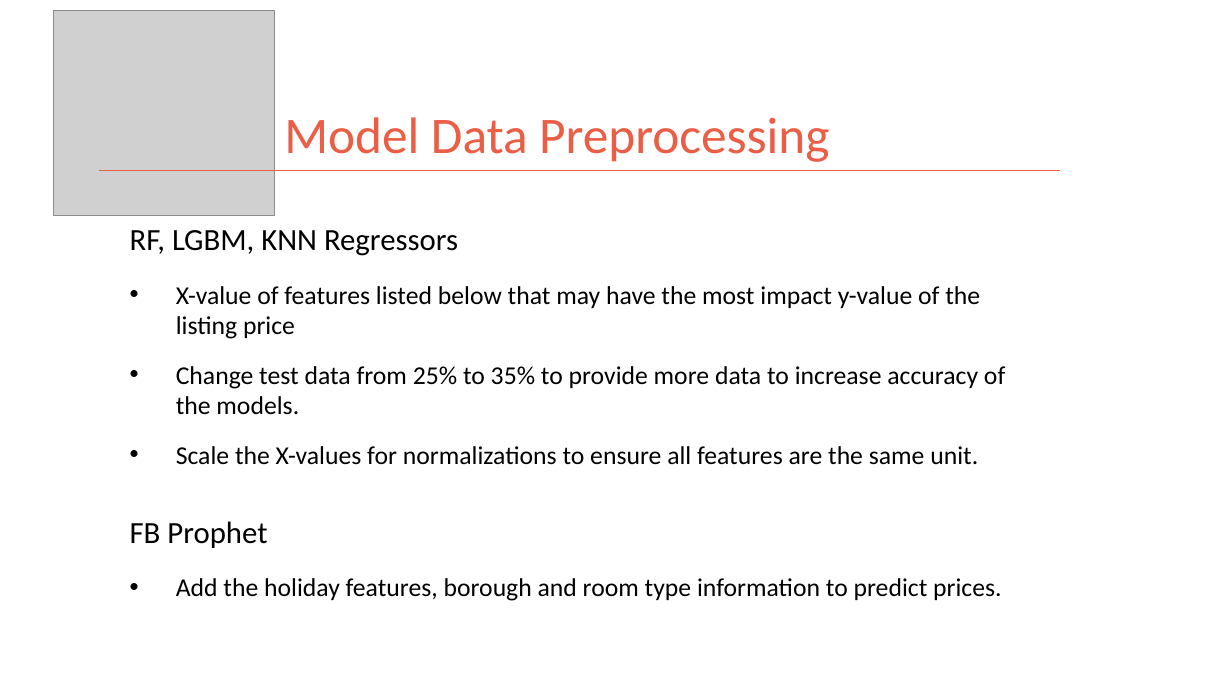
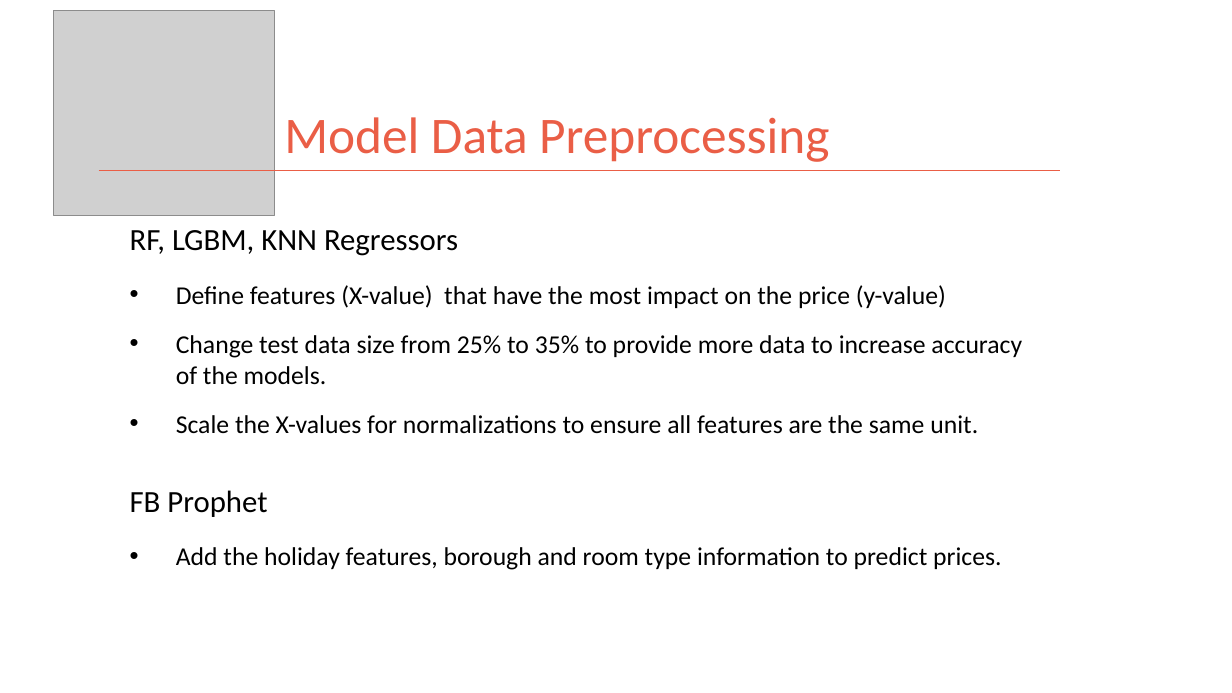
Before and after one commit to kman4/AirbnbPredictions, a slide deck: slide 8 of Airbnb Price Predictions (Model).pptx. Drawn at 1232x693 pixels with LibreOffice and Linux fonts; fonts in the diff are those of the drawing; grey boxes stand for pictures. Boxes give left, top, right and bottom in pixels: in the first picture for what was removed or moved away, otherwise in the second. Text is boxed around its words. In the diff, an @@ line names an element or a change of style, - is before the commit and + after.

```diff
--- a/Airbnb Price Predictions (Model).pptx
+++ b/Airbnb Price Predictions (Model).pptx
@@ text at <box>176,285,1022,385</box>: text changed @@
-• X-value of features listed below that may have the most impact y-value of the listing price
-• Change test data from 25% to 35% to provide more data to increase accuracy of the models.
+• Define features (X-value) that have the most impact on the price (y-value)
+• Change test data size from 25% to 35% to provide more data to increase accuracy of the models.
```
Also in this commit, not shown: 4 other slides changed, 3 slides added, 2 slides removed, 1 other file.
